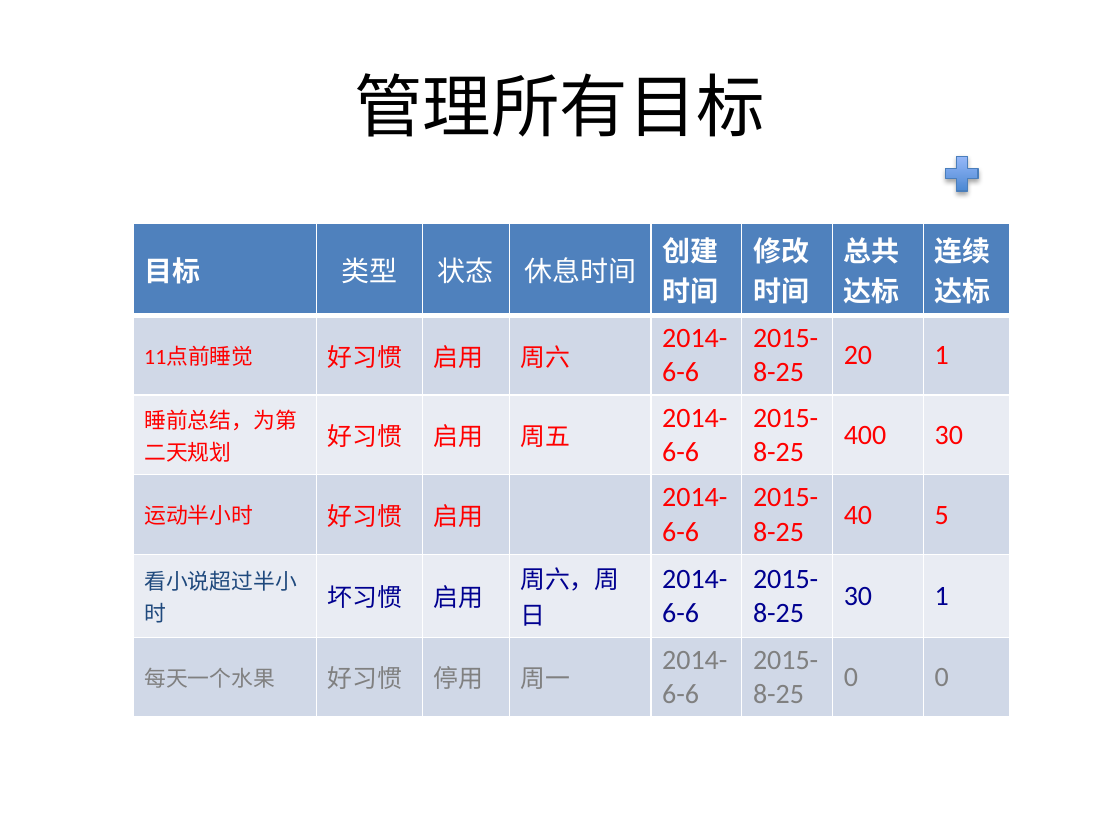
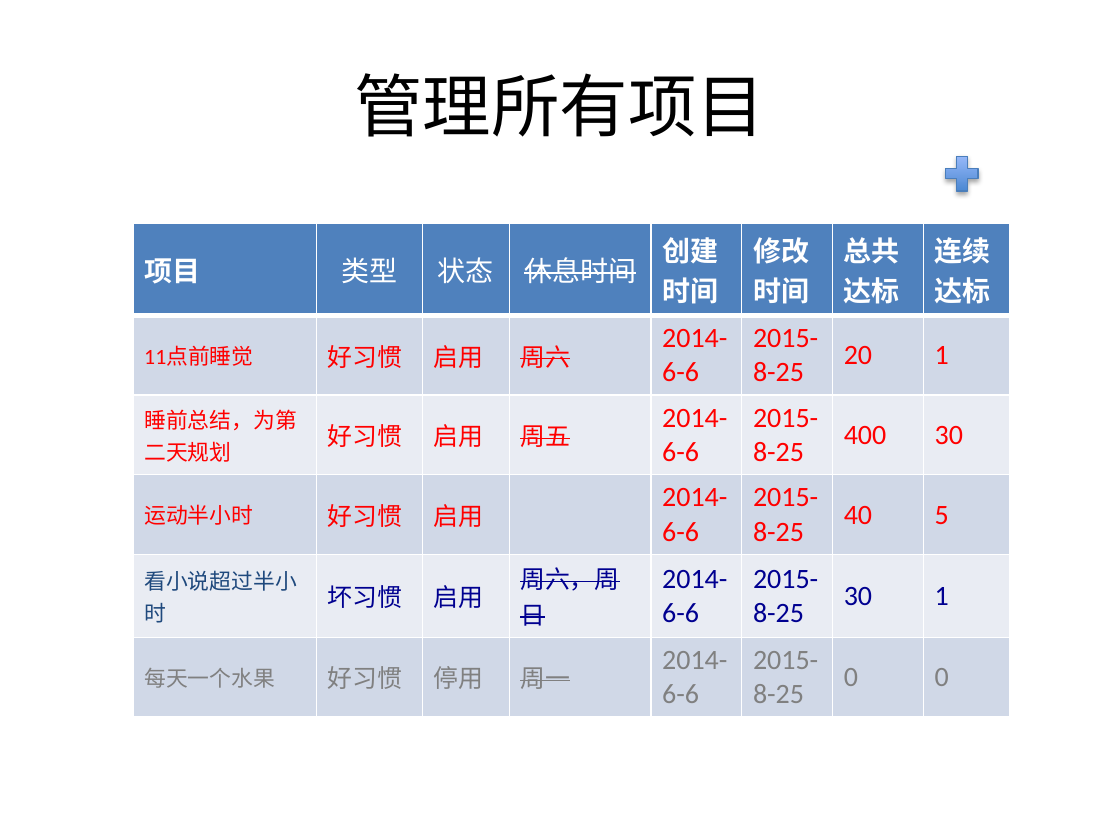
Before and after one commit to zenkj/meiriqiandao, a slide deck: slide 5 of ui/ui.pptx. Drawn at 1120x840 pixels with LibreOffice and Linux fonts; fonts in the diff are those of the drawing. Boxes give left, top, right and bottom in pixels: in the first picture for what was removed or moved away, otherwise in the second. Text is boxed around its words. In the diff, an @@ line names an element or a change of style, - is before the commit and + after.

Commit message:
update

```diff
--- a/ui/ui.pptx
+++ b/ui/ui.pptx
@@ title at [354,73,765,137]: text changed @@
-管理所有目标
+管理所有项目
@@ table at [133,223,1010,707] @@
-row 1, column 1: 目标
+row 1, column 1: 项目
@@ strikethrough on in "休息时间", "周六", "周五", "周六，周日" and 1 more places @@
```
Also in this commit, not shown: 6 other slides changed.
